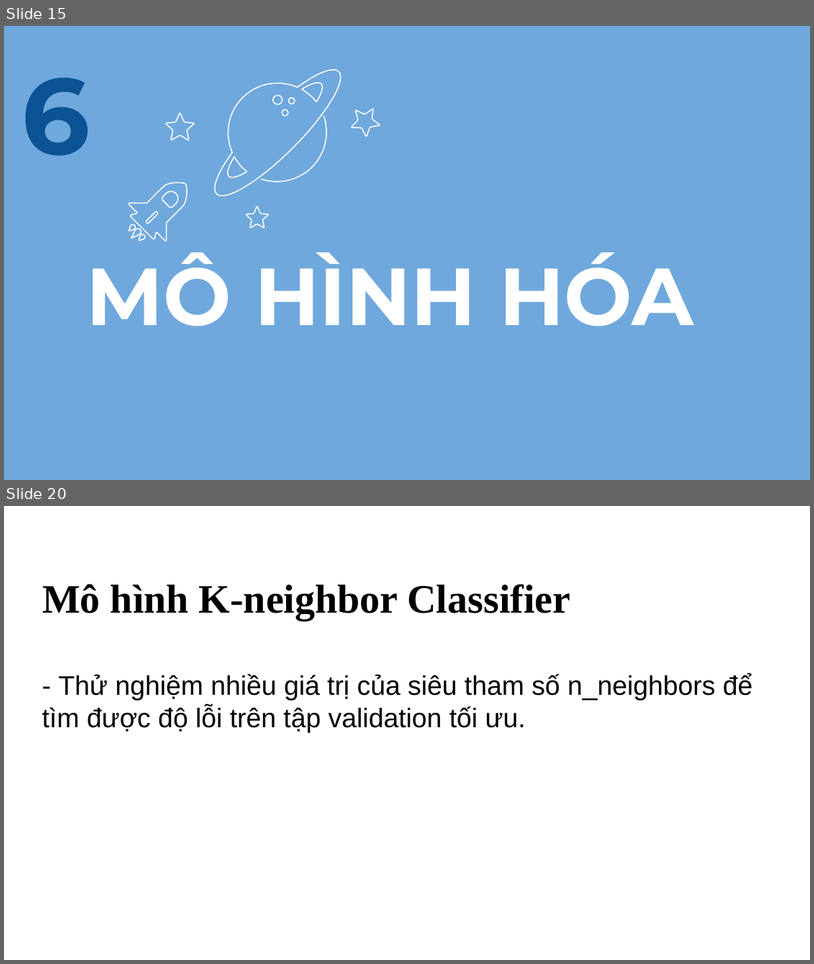
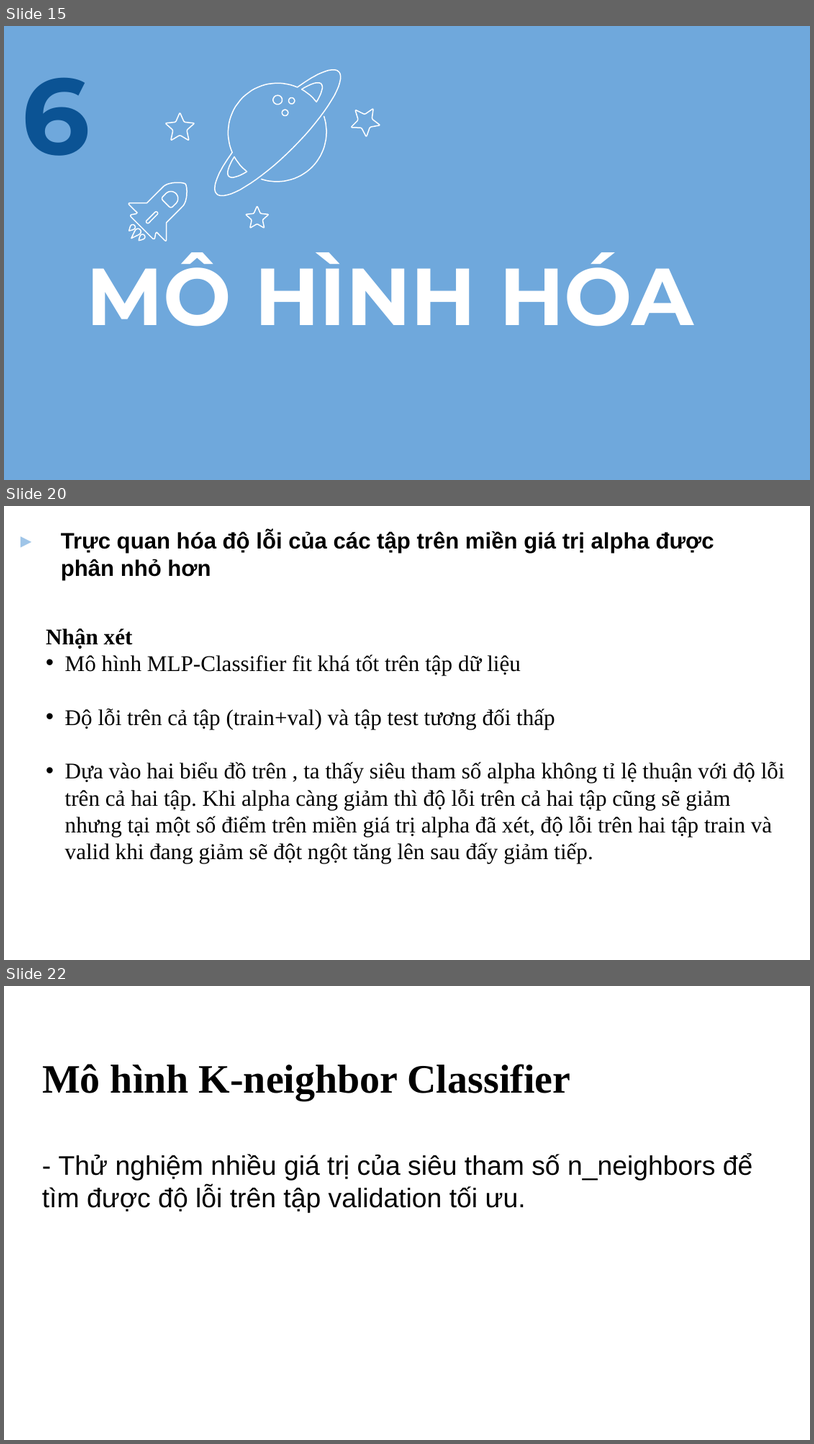
Before and after one commit to lethanhson1504/datascience-project-group16, a slide deck: Slide.pptx. Shown one above the other, each under a label of ours: slides 15 and 20 before the commit, slides 15, 20 and 22 after it; the slides between them are not shown. The pictures are 814x964 and 814x1444 pixels, drawn with LibreOffice and Linux fonts; fonts in the diff are those of the drawing; background and template pictures are left out. Boxes give left, top, right and bottom in pixels: in the first picture for what was removed or moved away, otherwise in the second. Text is boxed around its words. In the diff, an @@ line names an element or a change of style, - is before the commit and + after.

```diff
--- a/Slide.pptx
+++ b/Slide.pptx
@@ slide 20 added at (4, 506, 810, 960), background picture (left out) @@
@@ text added at (61, 531, 715, 580), 20 pt, text #000000, bold @@
+▸ Trực quan hóa độ lỗi của các tập trên miền giá trị alpha được phân nhỏ hơn
@@ text added at (46, 628, 785, 863), 20 pt, text #000000 @@
+Nhận xét
+• Mô hình MLP-Classifier fit khá tốt trên tập dữ liệu
+• Độ lỗi trên cả tập (train+val) và tập test tương đối thấp
+• Dựa vào hai biểu đồ trên , ta thấy siêu tham số alpha không tỉ lệ thuận với độ lỗi trên cả hai tập. Khi alpha càng giảm thì độ lỗi trên cả hai tập cũng sẽ giảm nhưng tại một số điểm trên miền giá trị alpha đã xét, độ lỗi trên hai tập train và valid khi đang giảm sẽ đột ngột tăng lên sau đấy giảm tiếp.
@@ what was slide 20 is now slide 22 @@
```
Also in this commit, not shown: 13 slides changed, 3 other slides added, 1 slide removed, 3 other files.
